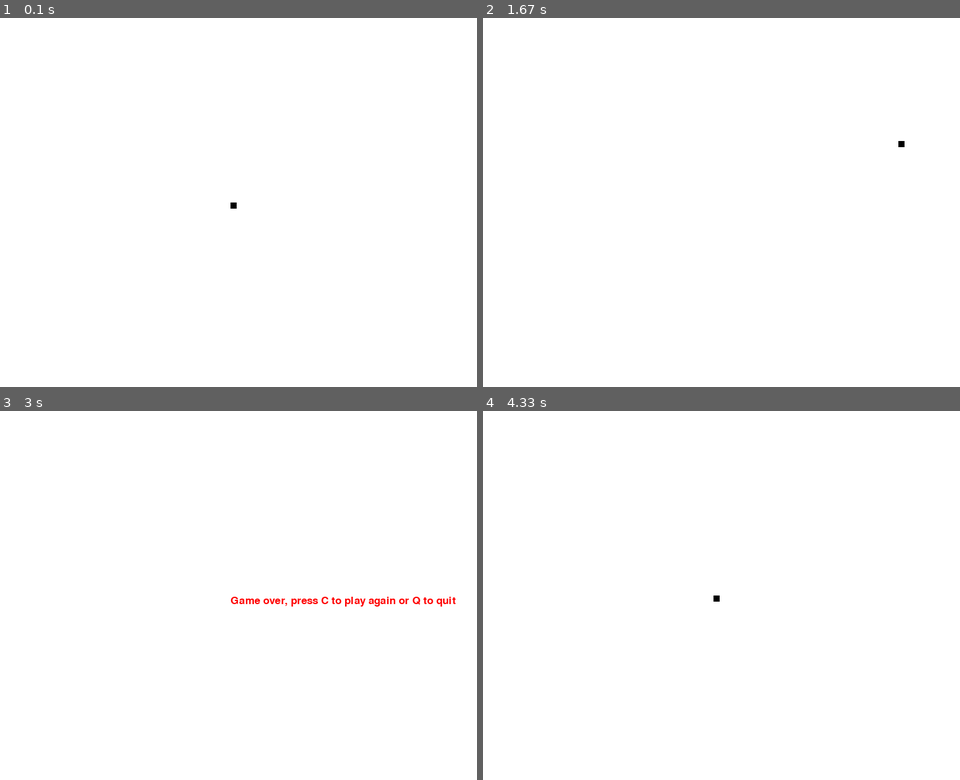
Above: before the commit, frames 1-4 (two rows, left to right).
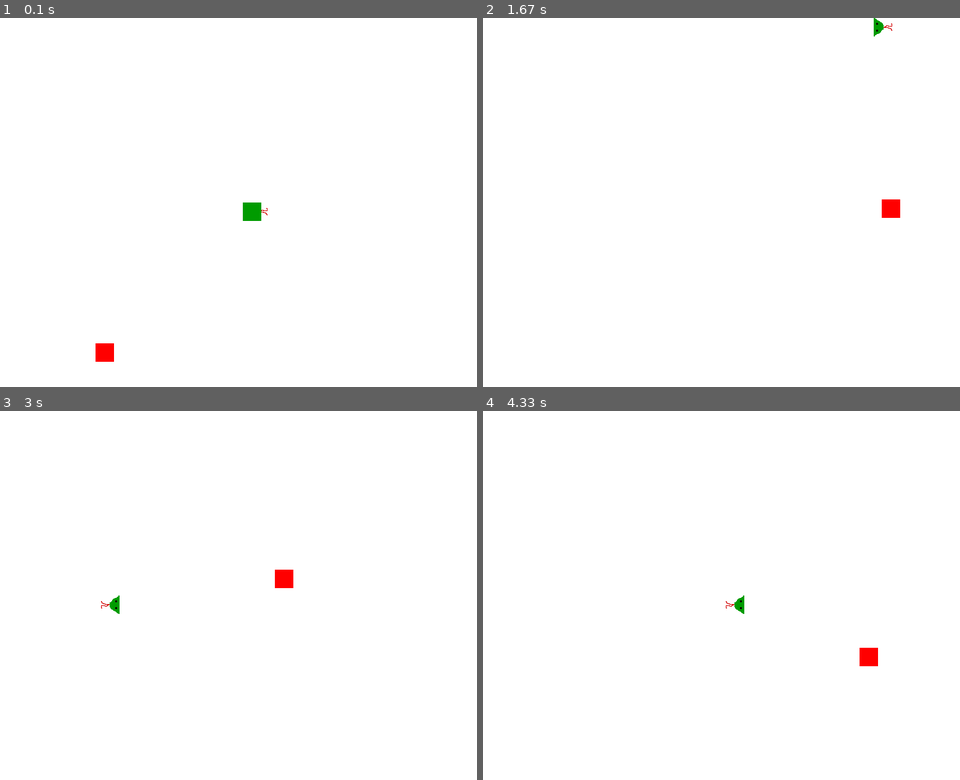
Above: after the commit, the same moments.

Repository: pragati4721/LearningPygame
Game: pygame game, started from a.py
Same seed, same stepped clock (60 frames per second), same inputs: the game is played once before the commit and once after it.
Inputs:
- Up to frame 1 (0.1 s): no input
- Up to frame 2 (1.67 s): hold Right 0.33-0.8 s; tap C at 0.83 s; hold Up 1.17-1.47 s; hold Right from 1.5 s (still down)
- Up to frame 3 (3 s): release Right at 1.97 s; hold C 2-2.53 s; hold Left from 2.57 s (still down)
- Up to frame 4 (4.33 s): release Left at 3.1 s; hold Down 3.13-3.43 s; hold Left 3.47-3.87 s; tap C at 4.3 s

The runs differ from the first frame. In frame 1, 0.4% of the frame differs, in the area x 20-57%, y 50-94%; in frame 2, 0.3%; in frame 3, 0.7%, in the area x 21-96%, y 43-55%; in frame 4, 0.3%.

Commit message:
upto 30 tutorial

Diff:
--- a/a.py
+++ b/a.py
@@ -1,74 +1,128 @@
 import pygame# importing the library
 import time
+import random
 pygame.init()#initialising the pygame
-
 white = (255,255,255)
 black = (0,0,0)
 red = (255,0,0)
+green = (0,155,0)
 display_width = 800
 display_height = 600
 gameDisplay = pygame.display.set_mode((display_width,display_height))#setting display size to 800*600
 pygame.display.set_caption('Slither')#setting title
-
-
-
+img = pygame.image.load('snake.png')
 clock = pygame.time.Clock()
-block_size = 10
+block_size = 30
 fps = 30
+direction = "right"
 font = pygame.font.SysFont(None,25)
+def snake(block_size,snakeList):
+    if direction == "right":
+        head = pygame.transform.rotate(img,270)
+    if direction == "left":
+        head = pygame.transform.rotate(img,90)
+    if direction == "up":
+        head = img
+    if direction == "down":
+        head = pygame.transform.rotate(img,180)
+    gameDisplay.blit(head,(snakeList[-1][0],snakeList[-1][1]))
+    for XnY in snakeList[:-1]:
+        pygame.draw.rect(gameDisplay,green,[XnY[0],XnY[1],block_size,block_size])
+def text_objects(text,color):
+    textSurface = font.render(text,True,color)
+    return textSurface,textSurface.get_rect()
 def message_to_screen(msg,color):
-    screen_text = font.render(msg,True,color)
-    gameDisplay.blit(screen_text,[display_width/2,display_height/2])
+    textSurf,textRect = text_objects(msg,color)
+    #screen_text = font.render(msg,True,color)
+    #gameDisplay.blit(screen_text,[display_width/2,display_height/2])
+    textRect.center = (display_width/2),(display_height/2)
+    gameDisplay.blit(textSurf,textRect)
 def gameLoop():
+    global direction
     gameExit = False
     gameOver = False
     lead_x = display_width/2
     lead_y = display_height/2
-    lead_x_change = 0
+    lead_x_change = 10
     lead_y_change = 0
+    snakeList = []
+    snakeLength = 1
+    randAppleX = round(random.randrange(0,display_width-block_size))#/10.0)*10.0
+    randAppleY = round(random.randrange(0,display_height - block_size))#/10.0)*10.0
     while not gameExit:
         while gameOver == True:
             gameDisplay.fill(white)
             message_to_screen("Game over, press C to play again or Q to quit",red)
             pygame.display.update()
             for event in pygame.event.get():
+                if event.type == pygame.QUIT:
+
+                    gameOver = False
+                    gameExit = True
                 if event.type == pygame.KEYDOWN:
                     if event.key == pygame.K_q:
                         gameExit = True
                         gameOver = False
                     if event.key == pygame.K_c:
                         gameLoop()
-
         for event in pygame.event.get():
             #print event
             if event.type == pygame.QUIT:
                 gameOver = True
             if event.type == pygame.KEYDOWN:
                 if event.key == pygame.K_LEFT:
+                    direction = "left"
                     lead_x_change = -block_size
                     lead_y_change = 0
                 elif event.key == pygame.K_RIGHT:
+                    direction = "right"
                     lead_x_change = block_size
                     lead_y_change = 0
                 elif event.key == pygame.K_UP:
+                    direction = "up"
                     lead_y_change = -block_size
                     lead_x_change = 0
                 elif event.key == pygame.K_DOWN:
+                    direction = "down"
                     lead_y_change = block_size
                     lead_x_change = 0
         if lead_x>=display_width or lead_x<0 or lead_y >=display_height or lead_y<0:
             gameOver = True
-
             #if event.type == pygame.KEYUP:
             #    if event.key == pygame.K_LEFT or event.key == pygame.K_RIGHT:
             #       lead_x_change = 0
         lead_x += lead_x_change
         lead_y += lead_y_change
         gameDisplay.fill(white)
-        pygame.draw.rect(gameDisplay,black,[lead_x,lead_y,block_size,block_size])
+        appleThickness = 30
+        pygame.draw.rect(gameDisplay,red,[randAppleX,randAppleY,appleThickness,appleThickness])
+
+        snakeHead = []
+        snakeHead.append(lead_x)
+        snakeHead.append(lead_y)
+        snakeList.append(snakeHead)
+        if len(snakeList)>snakeLength:
+            del snakeList[0]
+        for eachSegment in snakeList[:-1]:
+            if eachSegment== snakeHead:
+                gameOver = True
+        snake(block_size,snakeList)
         #pygame.draw.rect(gameDisplay,red,[400,300,10,10])
         #gameDisplay.fill(red,rect = [200,200,50,50])
         pygame.display.update()
+        # if lead_x >= randAppleX and lead_x <= randAppleX+appleThickness:
+        #     if lead_y >= randAppleY and lead_y <= randAppleY+appleThickness:
+        #
+        if lead_x > randAppleX and lead_x < randAppleX + appleThickness or lead_x + block_size > randAppleX and lead_x + block_size < randAppleX + appleThickness:
+            #print "xcrpp"
+            if lead_y > randAppleY and lead_y < randAppleY +appleThickness:
+                randAppleX = round(random.randrange(0,display_width-block_size))#/10.0)*10.0
+                randAppleY = round(random.randrange(0,display_height - block_size))#/10.0)*10.0
+                snakeLength+=1
+            elif lead_y + block_size > randAppleY and lead_y + block_size < randAppleY + appleThickness:
+                randAppleX = round(random.randrange(0,display_width-block_size))#/10.0)*10.0
+                randAppleY = round(random.randrange(0,display_height - block_size))#/10.0)*10.0
+                snakeLength+=1
         clock.tick(fps)
     pygame.quit()#quitting the pygame
     quit()#quitting terminal
Binary file added: snake.png
